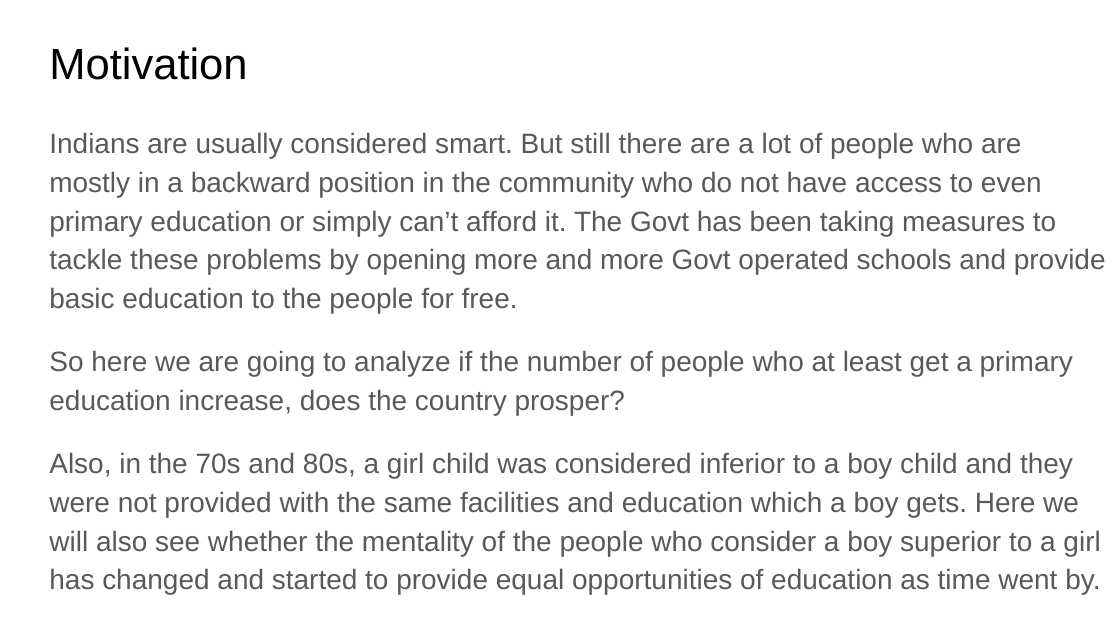
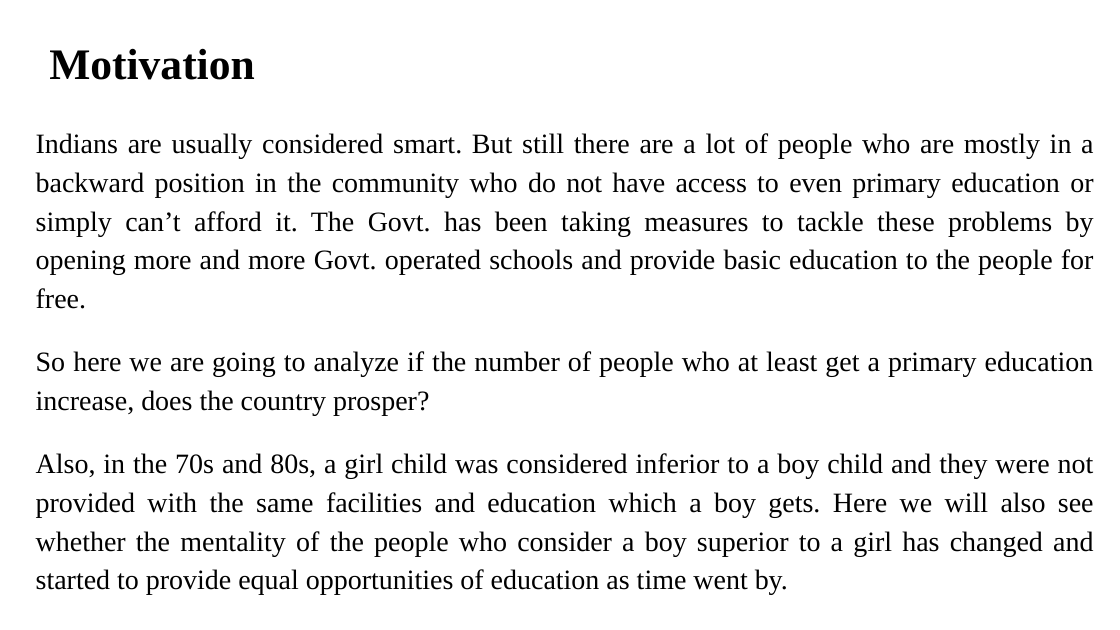
Before and after one commit to Rohithsoman/EdX-Python4DS, a slide deck: slide 3 of DSE 200X_ Mini Project Presentation - Rohith Soman.pptx. Drawn at 1120x630 pixels with LibreOffice and Linux fonts; fonts in the diff are those of the drawing. Boxes give left, top, right and bottom in pixels: in the first picture for what was removed or moved away, otherwise in the second. Text is boxed around its words. In the diff, an @@ line names an element or a change of style, - is before the commit and + after.

```diff
--- a/DSE 200X_ Mini Project Presentation - Rohith Soman.pptx
+++ b/DSE 200X_ Mini Project Presentation - Rohith Soman.pptx
@@ title "Motivation" at (x1=49, y1=48, x2=254, y2=80): font Arial to Times New Roman, bold on @@
@@ text "Indians are usually considered smart. ..." moved from (x1=49, y1=132, x2=1106, y2=594) to (x1=36, y1=133, x2=1094, y2=595) @@
@@ text at (x1=36, y1=133, x2=1094, y2=309): text changed; font Arial to Times New Roman; text colour #595959 to #000000 @@
-Indians are usually considered smart. But still there are a lot of people who are mostly in a backward position in the community who do not have access to even primary education or simply can’t afford it. The Govt has been taking measures to tackle these problems by opening more and more Govt operated schools and provide basic education to the people for free.
+Indians are usually considered smart. But still there are a lot of people who are mostly in a backward position in the community who do not have access to even primary education or simply can’t afford it. The Govt. has been taking measures to tackle these problems by opening more and more Govt. operated schools and provide basic education to the people for free.
@@ text at (x1=36, y1=351, x2=1094, y2=595): font Arial to Times New Roman, text colour #595959 to #000000 in "So here we are going to analyze ...", "Also, in the 70s and 80s, a ..."; alignment left to justified @@
```
Also in this commit, not shown: 5 other slides changed, 4 slides added, 2 slides removed.
